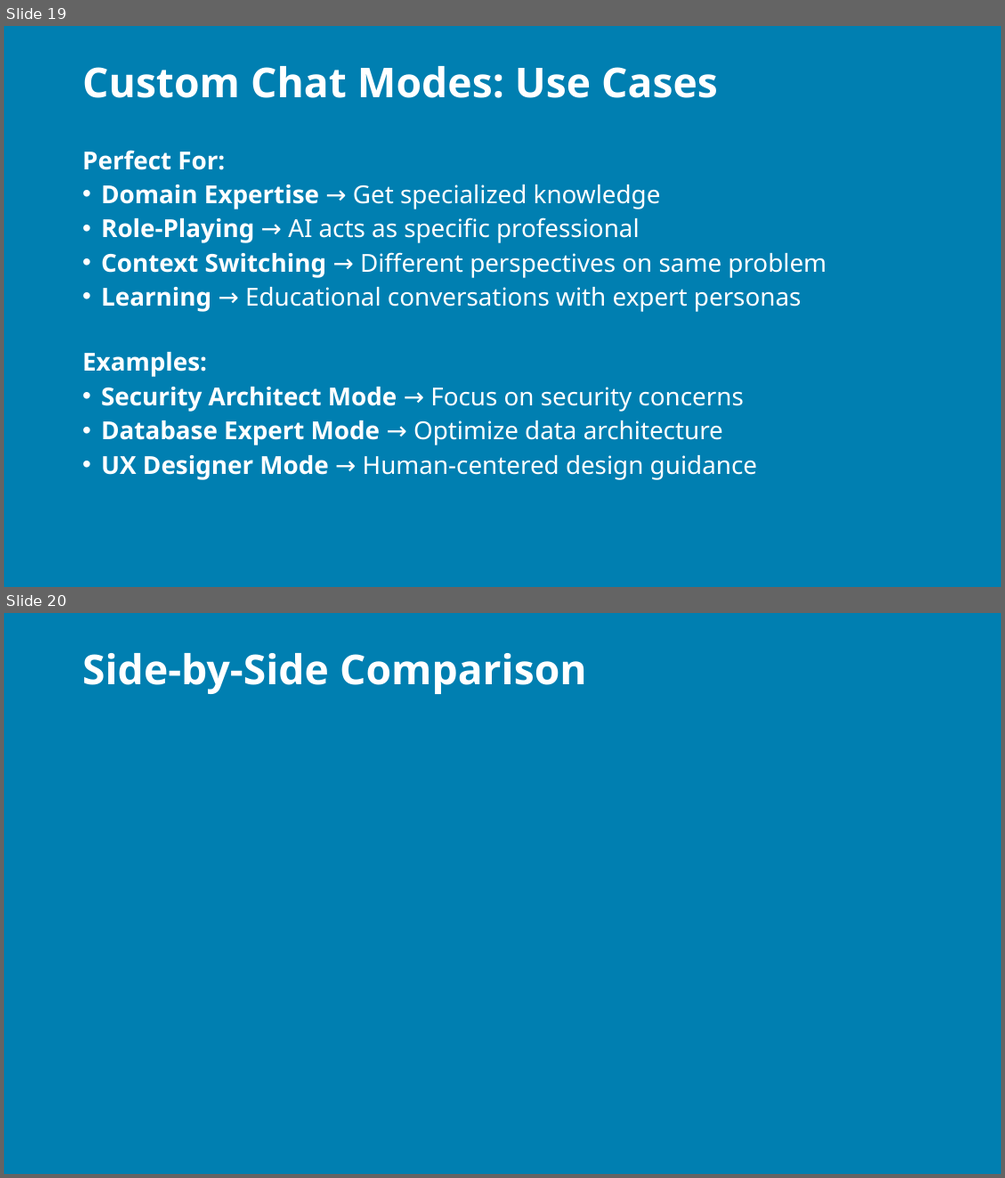
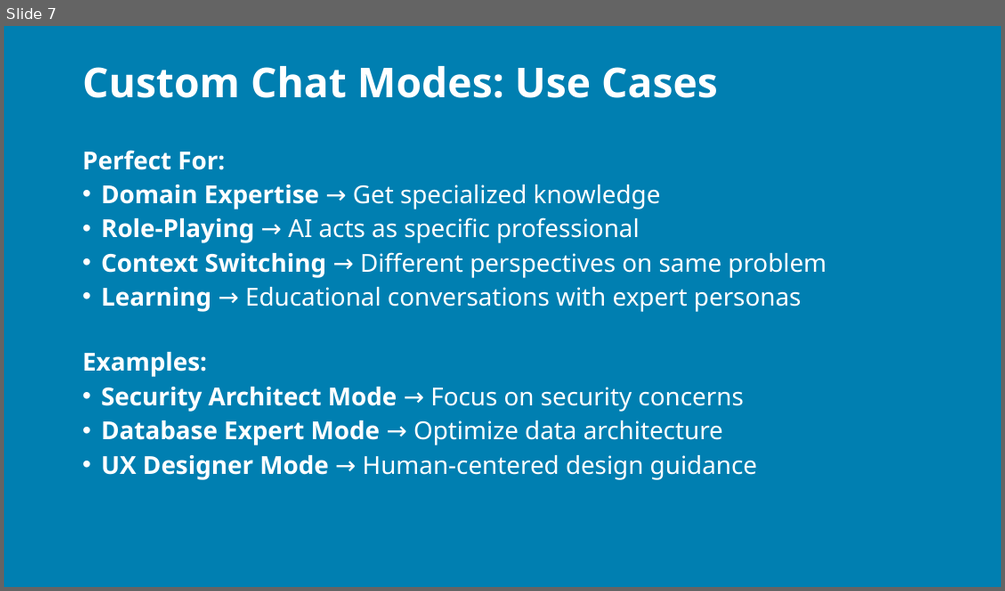
Before and after one commit to j0hnnymiller/AI-Assisted-Software-Development, a slide deck: Slides/individual-slides/AI-Development-Approaches-Comparison.pptx. Shown one above the other, each under a label of ours: slides 19 and 20 before the commit, slide 7 after it. The pictures are 1005x1178 and 1005x591 pixels, drawn with LibreOffice and Linux fonts; fonts in the diff are those of the drawing; background and template pictures are left out. Boxes give left, top, right and bottom in pixels: in the first picture for what was removed or moved away, otherwise in the second. Text is boxed around its words. In the diff, an @@ line names an element or a change of style, - is before the commit and + after.

```diff
--- a/Slides/individual-slides/AI-Development-Approaches-Comparison.pptx
+++ b/Slides/individual-slides/AI-Development-Approaches-Comparison.pptx
@@ slide 20 removed at [4, 613, 1001, 1174], background picture (left out) @@
@@ title removed at [82, 653, 587, 694] @@
-Side-by-Side Comparison
@@ what was slide 19 is now slide 7 @@
```
Also in this commit, not shown: 2 slides changed, 20 other slides removed, 32 other files.
